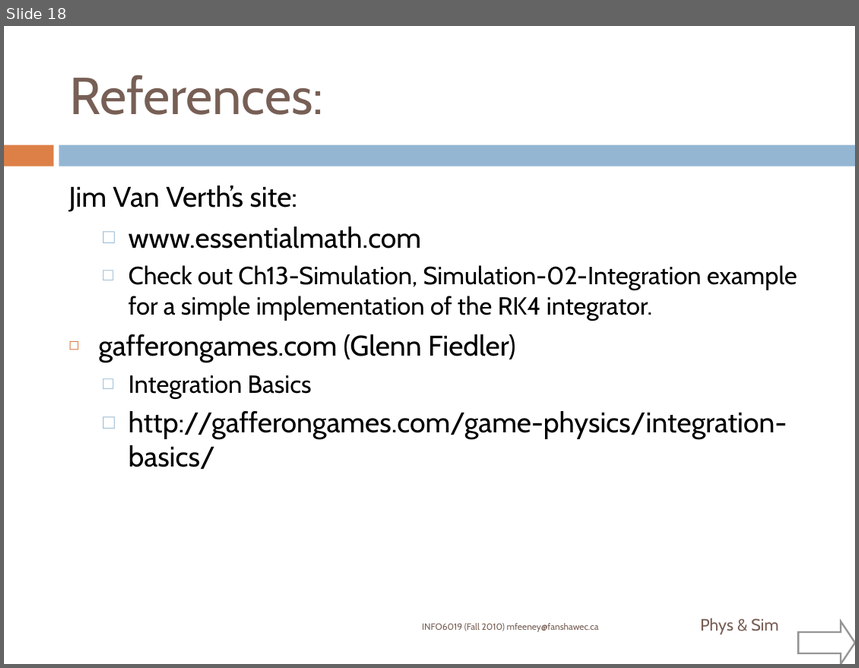
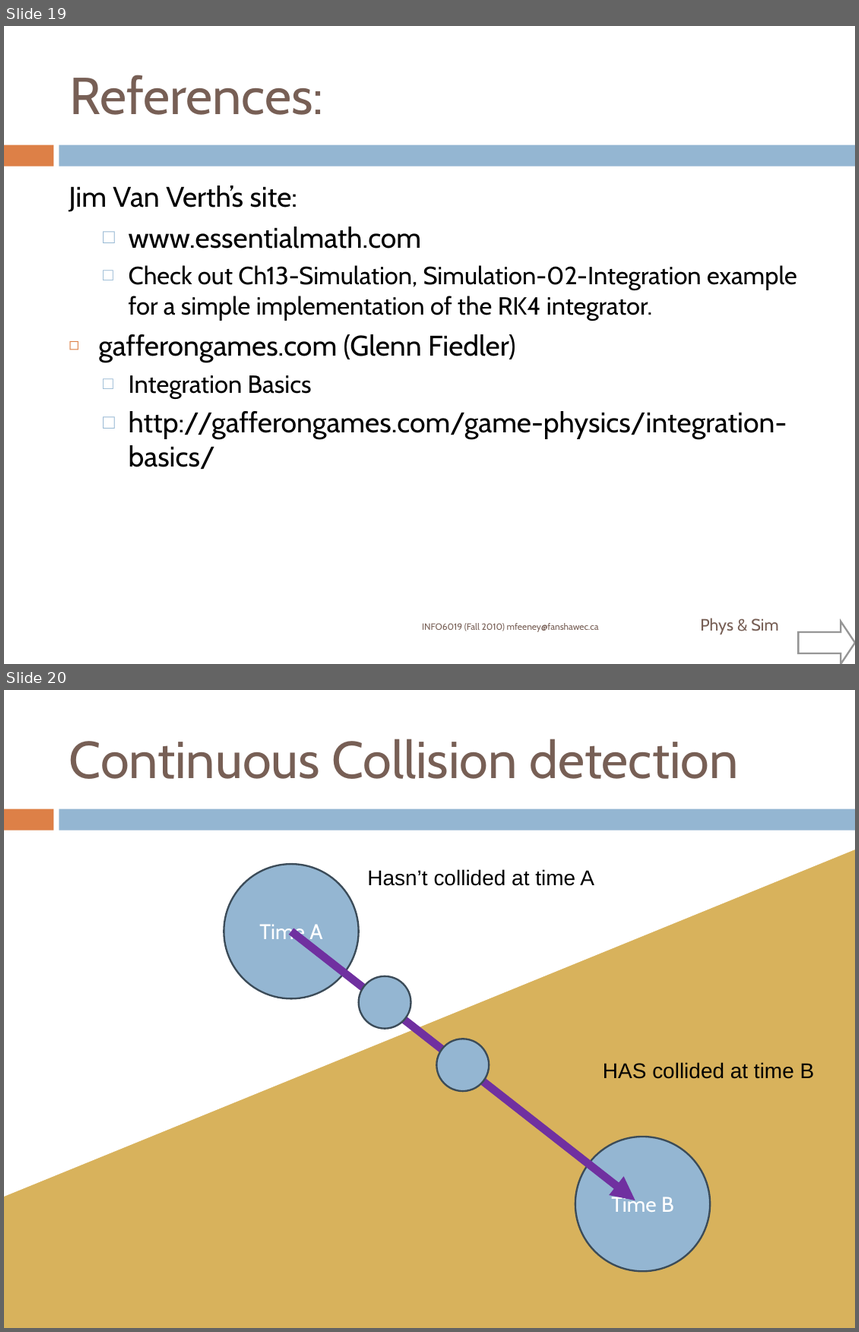
Before and after one commit to FeeneyCodes/GDP202324, a slide deck: 6019_Phys_1/D2D/W12/RK4/INFO_6019_RK4.ppt. Shown one above the other, each under a label of ours: slide 18 before the commit, slides 19 and 20 after it. The pictures are 859x668 and 859x1332 pixels, drawn with LibreOffice and Linux fonts; fonts in the diff are those of the drawing. Boxes give left, top, right and bottom in pixels: in the first picture for what was removed or moved away, otherwise in the second. Text is boxed around its words. In the diff, an @@ line names an element or a change of style, - is before the commit and + after.

```diff
--- a/6019_Phys_1/D2D/W12/RK4/INFO_6019_RK4.ppt
+++ b/6019_Phys_1/D2D/W12/RK4/INFO_6019_RK4.ppt
@@ slide 20 added at [4, 690, 855, 1328], background #FFFFFF; not listed: 2 template elements that a slide beside it also shows @@
@@ rectangle added at [4, 690, 855, 1328], fill #D8B25C, outline #FFFFFF 3.74 pt @@
@@ title added at [69, 739, 738, 779], 44 pt, text #775F55 @@
+Continuous Collision detection
@@ ellipse added at [224, 865, 358, 999], fill #94B6D2, outline #3B4B58 1.5 pt, 18 pt, text #FFFFFF @@
+Time A
@@ text added at [367, 869, 595, 886], 18 pt, text #000000 @@
+Hasn’t collided at time A
@@ arrow added from (291, 932) to (636, 1201), #7030A0 6.75 pt @@
@@ ellipse added at [359, 976, 411, 1028], fill #94B6D2, outline #3B4B58 1.5 pt @@
@@ ellipse added at [436, 1039, 488, 1091], fill #94B6D2, outline #3B4B58 1.5 pt @@
@@ text added at [603, 1062, 815, 1079], 18 pt, text #000000 @@
+HAS collided at time B
@@ ellipse added at [576, 1137, 709, 1271], fill #94B6D2, outline #3B4B58 1.5 pt, 18 pt, text #FFFFFF @@
+Time B
@@ what was slide 18 is now slide 19 @@
```
Also in this commit, not shown: 2 slides changed, 1 other slide added, 12 other files.
